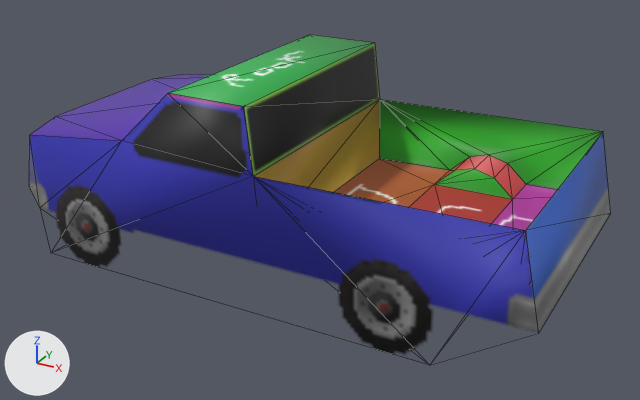
A saved change to the OBJ model Models/Cars/F150.obj.
Camera for both pictures: a camera (50 mm lens) standing at (162.2, -198.8, 117.6) and looking at (54.1, -2.3, 19.3). Every picture has the same lights, and +X, +Y and +Z are marked at lower left. Mesh edges are drawn as thin lines. Where no turn or scale is listed for an object, it has been applied to the vertices.
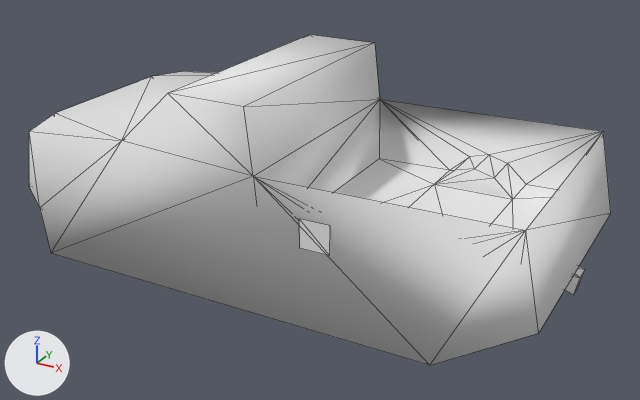
The newer file is also turned or shifted as a whole; pictures and numbers use the older file's frame.

Edits to the scene script, one JSON object a line:
```json
{"op": "add", "block": "mat_ff1501", "code": ["mat_ff1501 = principled_material('FF1501')", "mat_ff1501.base_color = (0.8, 0.8, 0.8)  # white #e7e7e7", "mat_ff1501.roughness = 1.0"]}
{"block": "me_cube_001", "where": "# used by ob_cube_001; location = (0.0, 0.0, 0.0)"}
{"block": "me_cube_001", "where": "# verts and faces of me_cube_001; kept vertices keep their numbers, new ones are numbered from 55"}
{"op": "remove", "block": "me_cube_001", "code": "me_cube_001.from_pydata(...)  # 55 vertices, 104 faces; spans x -25.0..125.0, y -35.0..35.0, z 0.0..55.0"}
{"op": "add", "block": "me_cube_001", "code": "me_cube_001.from_pydata(...)  # 66 vertices, 112 faces; spans x -25.0..126.0, y -35.0..35.0, z 0.0..55.0"}
{"block": "me_cube_001", "change": "me_cube_001 part 1"}
{"block": "me_cube_001", "change": "1 vertex is removed from x 13.0, y 0.0, z 42.0"}
{"block": "me_cube_001", "change": "6 faces are deleted"}
{"block": "me_cube_001", "change": "4 vertices in x -22.0..-19.0, y -35.0..35.0, z 36.0..37.0 move by (0.0, 0.0, 1.0)"}
{"block": "me_cube_001", "change": "4 new faces join them"}
{"block": "me_cube_001", "change": "me_cube_001 part 2"}
{"op": "add", "block": "me_cube_001", "code": "verts[55] = (111.0, -2.0, 14.0)"}
{"op": "add", "block": "me_cube_001", "code": "verts[56] = (112.0, -2.0, 19.0)"}
{"op": "add", "block": "me_cube_001", "code": "verts[57] = (111.0, 3.0, 14.0)"}
{"op": "add", "block": "me_cube_001", "code": "verts[58] = (112.0, 3.0, 19.0)"}
{"op": "add", "block": "me_cube_001", "code": "for new, old in zip([*range(59, 63)], [*range(55, 59)]): verts[new] = verts[old] + (14.0, 0.0, -5.0)"}
{"op": "add", "block": "me_cube_001", "code": "faces += [(57, 62, 61), (59, 61, 62), (55, 59, 60), (58, 60, 62), (57, 58, 62), (59, 62, 60)]"}
{"op": "add", "block": "me_cube_001", "code": "faces += [(55, 60, 56), (56, 60, 58)]"}
{"block": "me_cube_001", "change": "me_cube_001 part 3"}
{"op": "add", "block": "me_cube_001", "code": "verts[63] = (75.0, -35.0, 22.0)  # pixel (329, 255)"}
{"op": "add", "block": "me_cube_001", "code": "verts[64] = (67.0, -35.0, 22.0)  # pixel (299, 248)"}
{"op": "add", "block": "me_cube_001", "code": "verts[65] = (75.0, -35.0, 30.0)  # pixel (330, 225)"}
{"op": "add", "block": "me_cube_001", "code": "verts[66] = (67.0, -35.0, 30.0)  # pixel (299, 218)"}
{"op": "add", "block": "me_cube_001", "code": "faces += [(63, 66, 64), (63, 65, 66)]"}
{"block": "me_cube_001", "change": "me_cube_001 part 4: 98 faces spanning x -25.0..125.0, y -35.0..35.0, z 0.0..55.0 switch from mat_ff150a to mat_ff1501 (white #e7e7e7)"}
```

Pixel boxes (x1, y1, x2, y2) of what changed, in the pictures (640 x 400 px; the box of a moved part takes in the faces that stretch with it):
```json
{"object": "Cube.001", "change": "reshaped", "before": [29, 35, 611, 355], "after": [29, 35, 611, 365]}
{"part": 1, "of": "me_cube_001", "change": "moved or reshaped", "before": [29, 74, 211, 207], "after": [29, 71, 215, 207]}
{"part": 2, "of": "me_cube_001", "change": "added", "after": [565, 266, 585, 295]}
{"part": 3, "of": "me_cube_001", "change": "added", "after": [299, 219, 330, 256]}
{"part": 4, "of": "me_cube_001", "change": "recoloured", "before": [40, 35, 611, 355], "after": [40, 35, 611, 355]}
```
